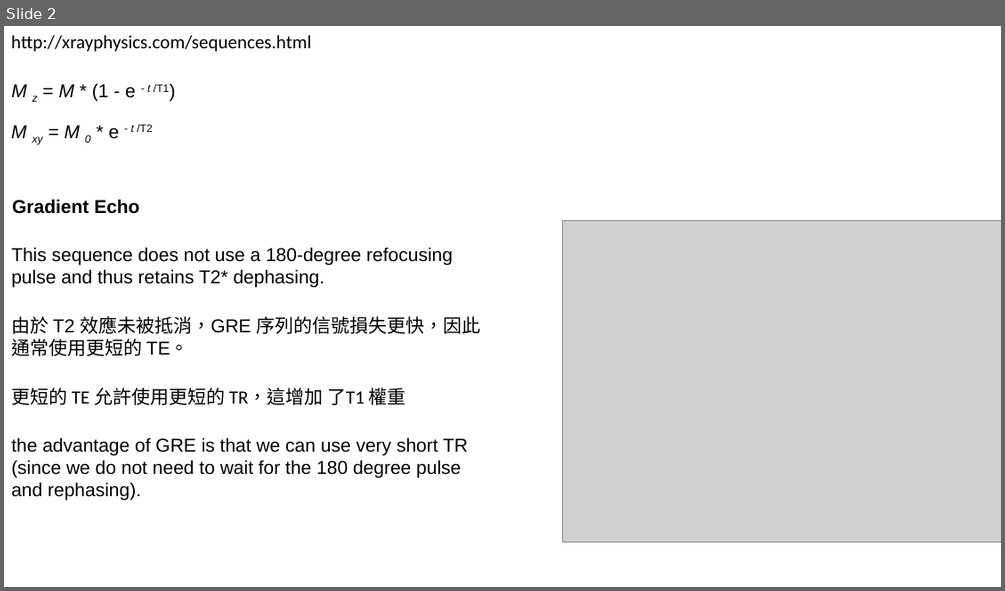
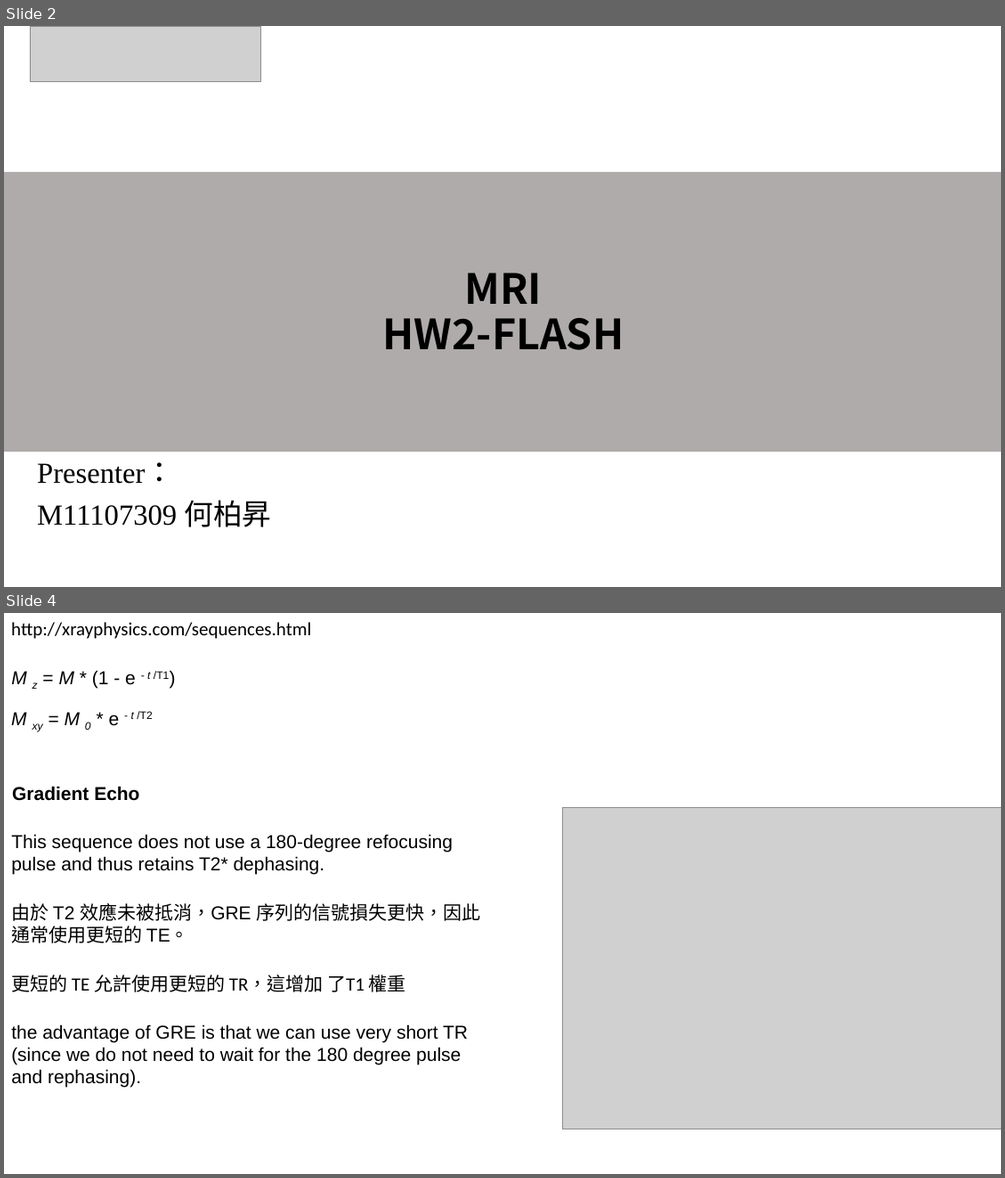
Before and after one commit to DanielHo-BS/MRI, a slide deck: FLASH_HW2/HW2.pptx. Shown one above the other, each under a label of ours: slide 2 before the commit, slides 2 and 4 after it; the slides between them are not shown. The pictures are 1005x591 and 1005x1178 pixels, drawn with LibreOffice and Linux fonts; fonts in the diff are those of the drawing; grey boxes stand for pictures. Boxes give left, top, right and bottom in pixels: in the first picture for what was removed or moved away, otherwise in the second. Text is boxed around its words. In the diff, an @@ line names an element or a change of style, - is before the commit and + after.

```diff
--- a/FLASH_HW2/HW2.pptx
+++ b/FLASH_HW2/HW2.pptx
@@ slide 2 added at bbox=[4, 26, 1001, 587], background #FFFFFF @@
@@ picture added at bbox=[30, 26, 260, 82] @@
@@ rectangle added at bbox=[4, 172, 1001, 451], fill #AFABAB @@
@@ text added at bbox=[382, 273, 623, 350], 40 pt, text #000000, bold @@
+MRI
+HW2-FLASH
@@ text added at bbox=[37, 462, 271, 527], 28 pt, text #000000 @@
+Presenter：
+M11107309 何柏昇
@@ what was slide 2 is now slide 4 @@
```
Also in this commit, not shown: 1 slide changed, 7 other slides added, 1 slide removed, 2 other files.
